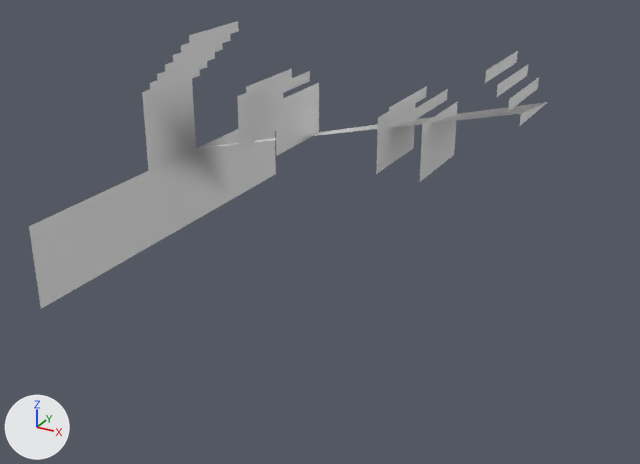
One commit to the OBJ model GenWorldGame/Assets/Voxels/Wall.obj: the scene before it, then after it.
The view is the same before and after, from a camera (50 mm lens) standing at (3.53, -6.9, 3.8) and looking at (-0.08, -0.34, 0.51). Arrows for +X, +Y and +Z are at lower left; the lights stay in place. Where no turn or scale is listed for an object, it has been applied to the vertices.

Before the edit, the objects in view are built like this:
```python
me_untitled = bpy.data.meshes.new('Untitled')
me_untitled.from_pydata(...)  # 83 vertices, 46 faces; spans x -2.0..1.7, y -2.0..2.0, z 0.0..2.2
me_untitled.materials.append(mat_palette)  # white #e7e7e7
# before: 7 (-2.0, 0.4, 0.8) at pixel (196, 148), 81 (1.7, 0.4, 1.8) at pixel (548, 101), 82 (1.7, -0.4, 1.9) at pixel (520, 113)
ob_untitled = bpy.data.objects.new('Untitled', me_untitled)
ob_untitled.location = (0.0, 0.0, 0.0)
```
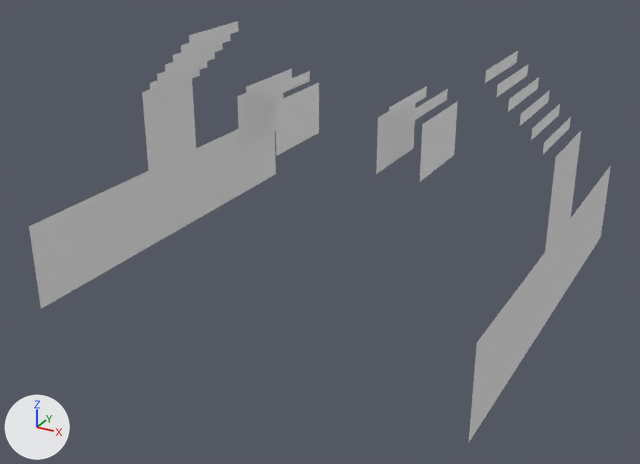
Commit message: Bump version to 1.1.4

The change, as a diff of the scene's bpy script:
```diff
--- a/GenWorldGame/Assets/Voxels/Wall.obj.py
+++ b/GenWorldGame/Assets/Voxels/Wall.obj.py
@@ me_untitled @@
 me_untitled.from_pydata(...)  # 83 vertices, 46 faces; spans x -2.0..1.7, y -2.0..2.0, z 0.0..2.2
 # used by ob_untitled; location = (0.0, 0.0, 0.0)
 # verts and faces of me_untitled; kept vertices keep their numbers, new ones are numbered from 83
+# me_untitled part 1: the loose piece of 4 vertices spanning x 1.6, y -0.4..0.4, z 1.9..2.0 is copied, and the copy is moved by (0.2, 0.0, -0.2); it spans x 1.8, y -0.4..0.4, z 1.7..1.8
+# me_untitled part 2: the loose piece of 4 vertices spanning x 1.6, y -0.4..0.4, z 1.9..2.0 is copied, and the copy is moved by (0.3, 0.0, -0.3); it spans x 1.9, y -0.4..0.4, z 1.6..1.7
+# me_untitled part 3
+delete_faces([(7, 82, 81)])
+verts[83] = (2.0, -2.0, 0.0)  # pixel (468, 443)
+verts[84] = (2.0, -1.0, 0.0)  # pixel (513, 373)
+verts[85] = (2.0, 1.0, 0.0)  # pixel (577, 273)
+verts[86] = (2.0, 2.0, 0.0)  # pixel (600, 236)
+verts[87] = (2.0, -0.4, 0.8)  # pixel (544, 252)
+verts[88] = (2.0, 0.4, 0.8)  # pixel (570, 218)
+for new, old in zip([*range(89, 95)], [*range(83, 89)]): verts[new] = verts[old] + (0.0, 0.0, 0.8)
+verts[95] = (1.7, 0.4, 1.9)  # pixel (549, 90)
+faces += [(81, 95, 82), (83, 84, 89), (84, 85, 90), (84, 90, 89), (85, 87, 90), (85, 88, 87)]
+faces += [(85, 86, 91), (85, 91, 88), (86, 92, 91), (87, 88, 93), (88, 94, 93)]
 me_untitled.materials.append(mat_palette)
```

Pixel boxes (x1, y1, x2, y2) of what changed, in the pictures (640 x 464 px):
'Untitled', reshaped (12% wider, 46% taller)
    before: (29, 21, 548, 309)
    after: (29, 21, 611, 442)
part 1 of me_untitled, added
    after: (531, 104, 560, 140)
part 2 of me_untitled, added
    after: (543, 117, 571, 154)
part 3 of me_untitled, built on
    before: (204, 102, 547, 148)
    after: (469, 90, 611, 442)
